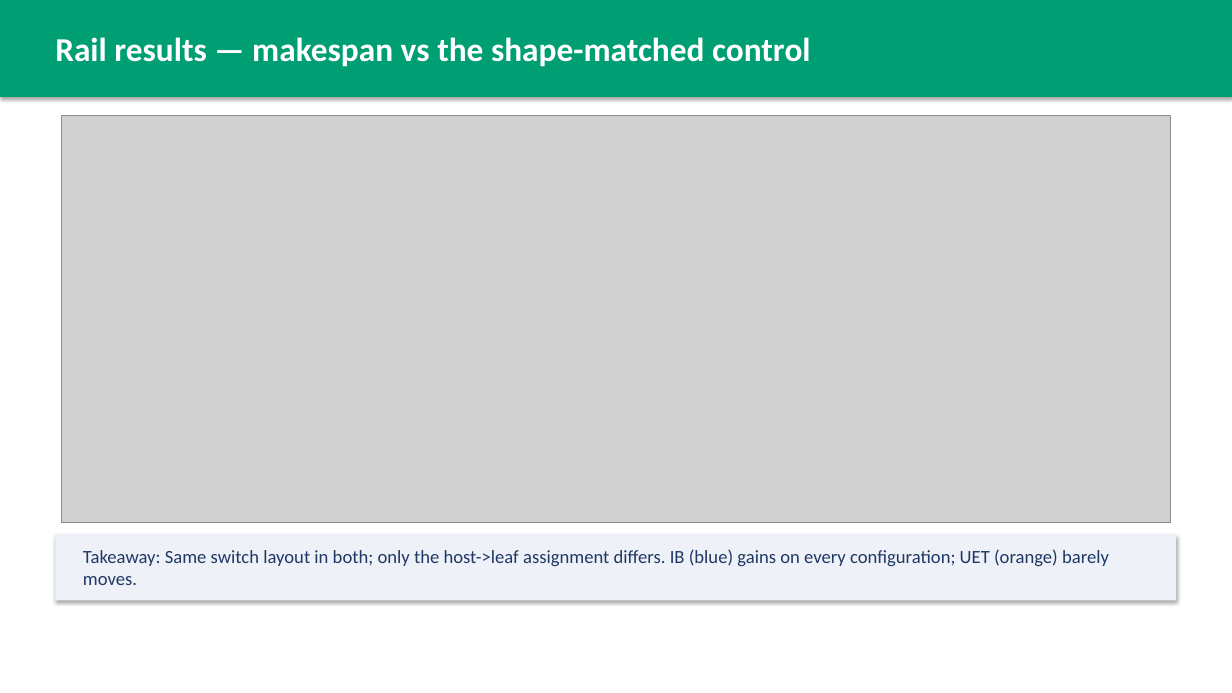
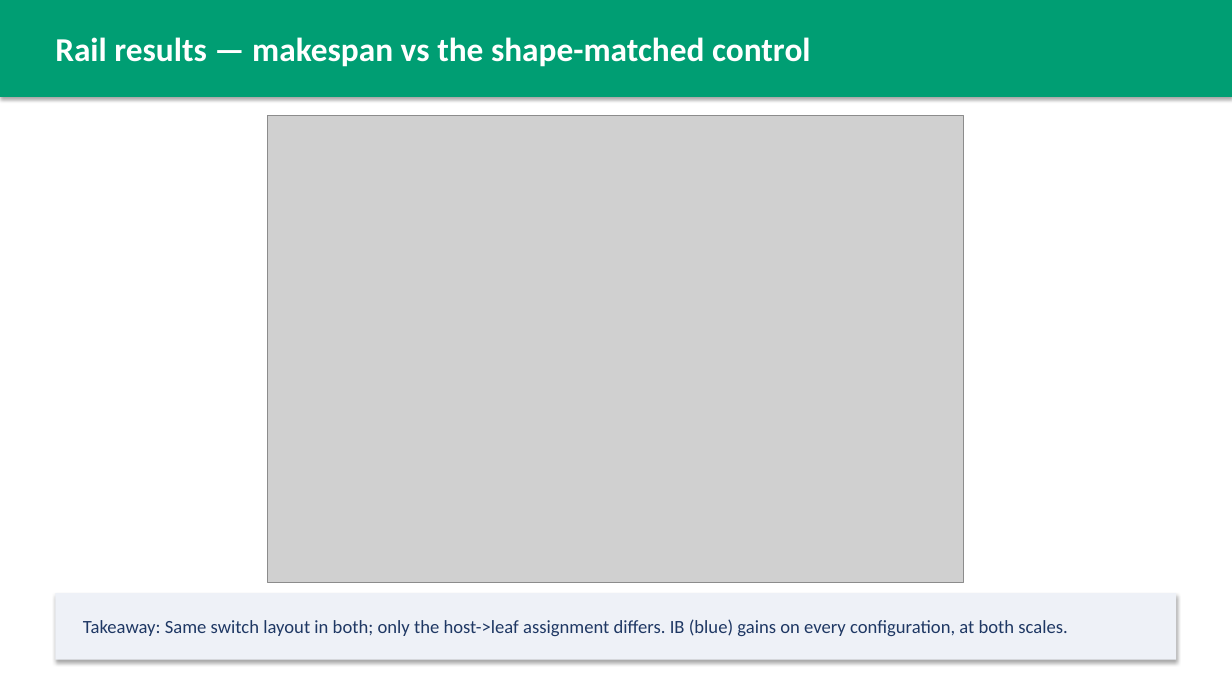
Before and after one commit to Mahmoudzahalka/HTSIM, a slide deck: slide 29 of htsim/sim/datacenter/experiments/runs/IB_vs_UET_presentation.pptx (slide 28 before the commit). Drawn at 1232x693 pixels with LibreOffice and Linux fonts; fonts in the diff are those of the drawing; grey boxes stand for pictures. Boxes give left, top, right and bottom in pixels: in the first picture for what was removed or moved away, otherwise in the second. Text is boxed around its words. In the diff, an @@ line names an element or a change of style, - is before the commit and + after.

```diff
--- a/htsim/sim/datacenter/experiments/runs/IB_vs_UET_presentation.pptx
+++ b/htsim/sim/datacenter/experiments/runs/IB_vs_UET_presentation.pptx
@@ picture resized from (x1=62, y1=116, x2=1171, y2=523) to (x1=268, y1=116, x2=964, y2=582) @@
@@ rectangle moved from (x1=55, y1=534, x2=1177, y2=601) to (x1=55, y1=593, x2=1177, y2=660) @@
@@ text at (x1=83, y1=619, x2=1067, y2=636): text changed @@
-Takeaway: Same switch layout in both; only the host->leaf assignment differs. IB (blue) gains on every configuration; UET (orange) barely moves.
+Takeaway: Same switch layout in both; only the host->leaf assignment differs. IB (blue) gains on every configuration, at both scales.
```
Also in this commit, not shown: 5 other slides changed, 3 slides added, 1 slide removed, 12 other files.
